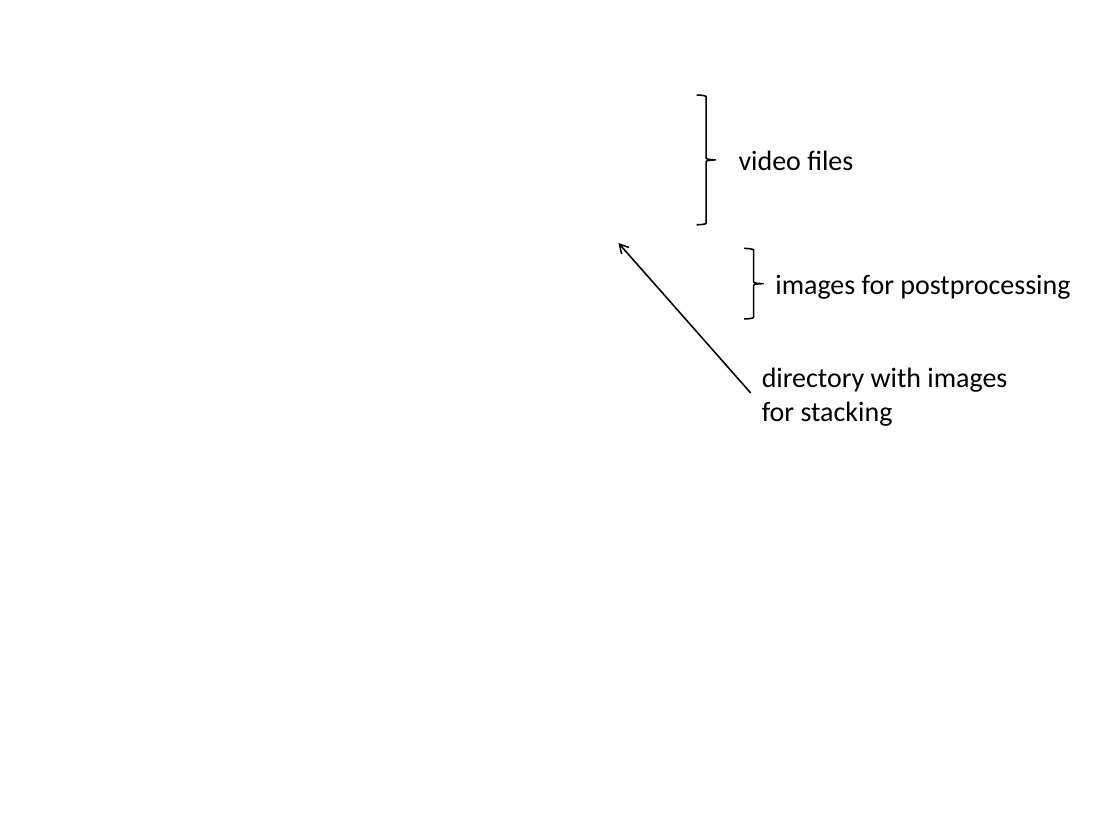
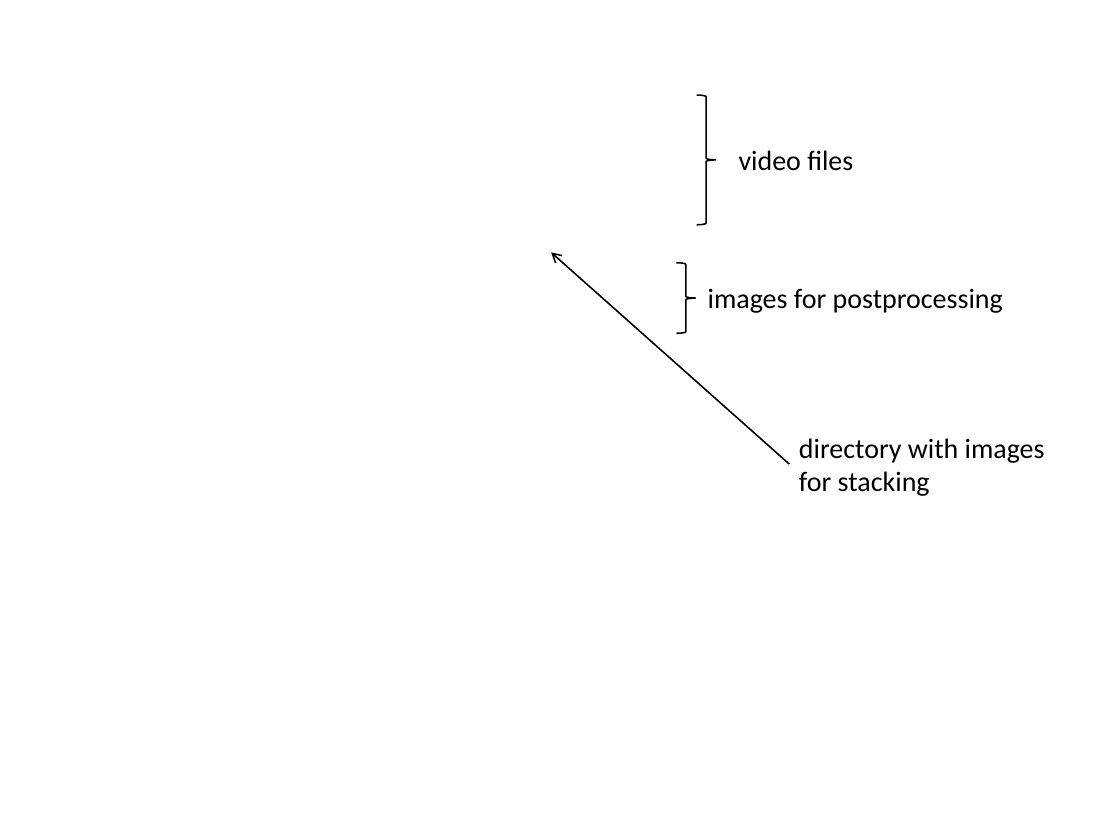
Before and after one commit to Rolf-Hempel/PlanetarySystemStacker, a slide deck: slide 1 of Documentation/Illustrations/080_file-open-joblist.pptx. Drawn at 1120x840 pixels with LibreOffice and Linux fonts; fonts in the diff are those of the drawing; background and template pictures are left out. Boxes give left, top, right and bottom in pixels: in the first picture for what was removed or moved away, otherwise in the second. Text is boxed around its words. In the diff, an @@ line names an element or a change of style, - is before the commit and + after.

```diff
--- a/Documentation/Illustrations/080_file-open-joblist.pptx
+++ b/Documentation/Illustrations/080_file-open-joblist.pptx
@@ arrow moved from (750, 393) - (618, 243) to (790, 464) - (551, 252) @@
@@ right brace: place and size @@
-right brace at [744, 249, 763, 319]
+right brace at [676, 263, 696, 334]
@@ text "images for postprocessing": place and size @@
-text "images for postprocessing" at [775, 274, 1070, 299]
+text "images for postprocessing" at [708, 288, 1003, 313]
@@ text "directory with images": place and size @@
-text "directory with images" at [762, 367, 1007, 426]
+text "directory with images" at [799, 438, 1045, 496]
```
Also in this commit, not shown: 26 other files.
